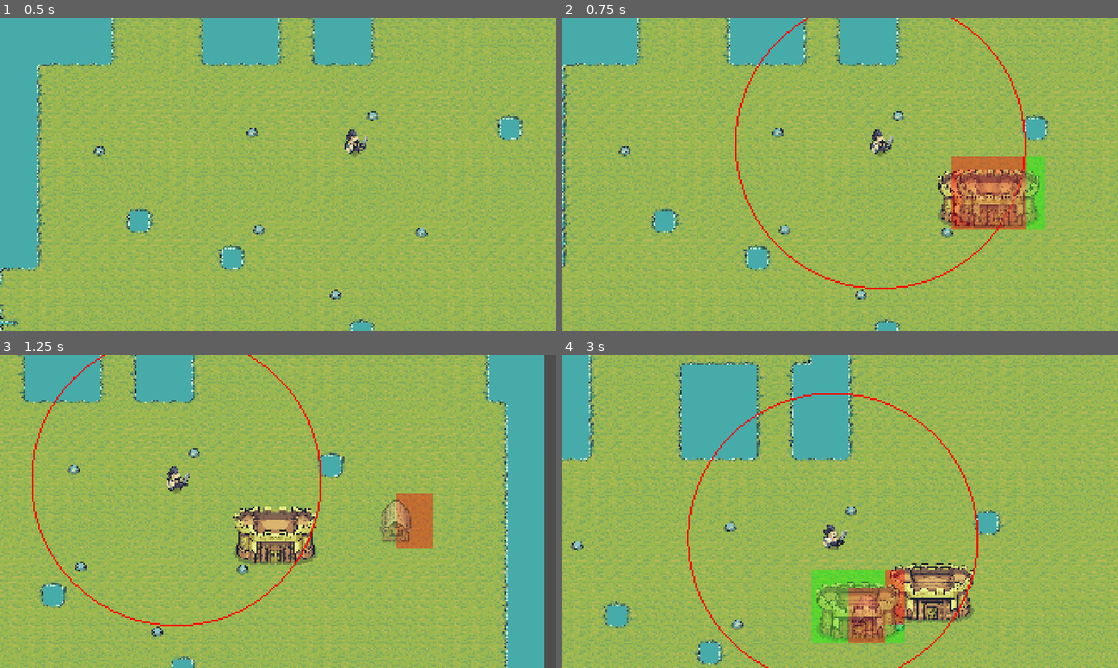
Above: before the commit, frames 1-4 (two rows, left to right).
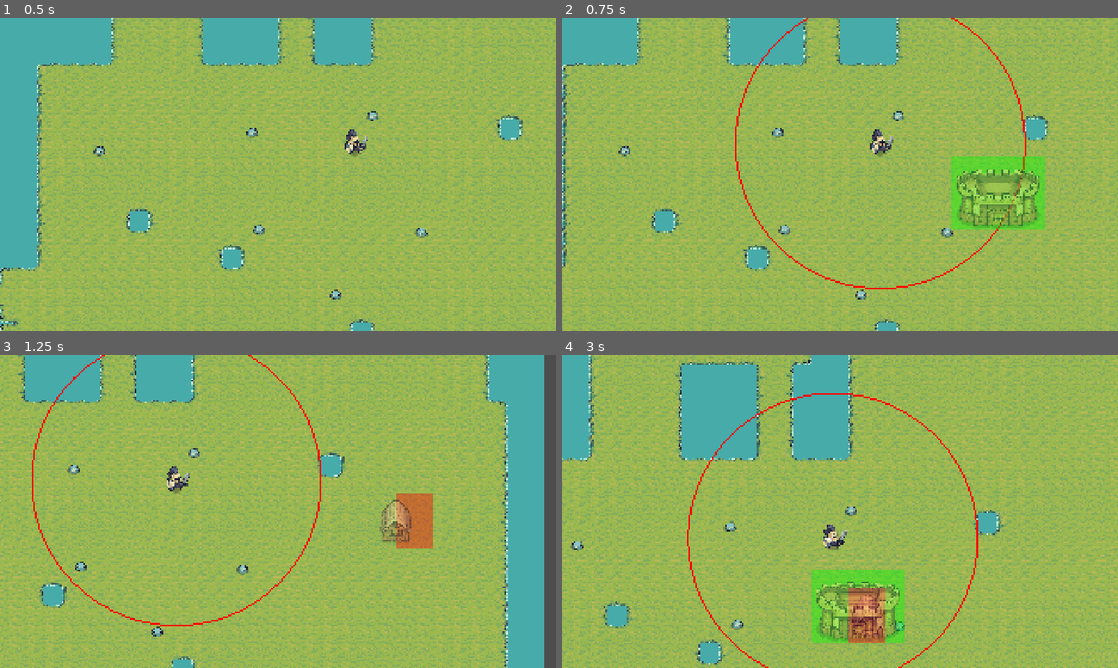
Above: after the commit, the same moments.

Repository: pescmy/tiny-billions
Game: Godot game, scene res://scenes/world/world.tscn
Two runs of this game, one before a commit and one after it. Both use one fixed random seed, a clock stepped at 60 frames per second and the inputs below.
Inputs (mouse positions are in pixels of both pictures, inside the frame that each line leads up to):
- Up to frame 1 (0.5 s): no input
- Up to frame 2 (0.75 s): tap Enter at 0.5 s; move the mouse to (962, 158) at 0.52 s; hold D (right) from 0.53 s (still down); tap 1 at 0.6 s; click (962, 158) at 0.67 s
- Up to frame 3 (1.25 s): keep holding D (right); tap 2 at 0.8 s
- Up to frame 4 (3 s): move the mouse to (728, 527) at 1.27 s; release D (right) at 1.28 s; hold S (down) 1.28-2.03 s; tap 2 at 1.35 s; click (728, 527) at 1.42 s; tap 3 at 1.55, 2.1 s; move the mouse to (895, 442) at 2.02 s; hold D (right) 2.03-2.78 s; click (895, 442) at 2.17 s; tap 1 at 2.3 s; move the mouse to (812, 574) at 2.77 s; hold W (up) from 2.78 s (still down); tap Space (find_king) at 2.85 s; click (812, 574) at 2.92 s

Frame 1 is identical in both runs. In frame 2, 3.5% of the frame differs, in the area x 67-84%, y 44-68%; in frame 3, 2.4%; in frame 4, 2.7%.

Commit message:
add gamemanager global, add gold and ability to spend gold. check building cost before spending

Diff:
--- a/scripts/buildings/build_manager.gd
+++ b/data/build_manager.gd
@@ -1,4 +1,5 @@
 extends Node
+#singleton
 
 var buildings: Dictionary = {
 	"town_centre": preload("res://scenes/buildings/base/towncentre.tscn"),
@@ -13,8 +14,16 @@
 	"wall": Vector2i(1, 1)
 }
 
+var building_cost: Dictionary = {
+	"town_centre": 9999,
+	"house": 100,
+	"wall": 5
+}
+
+
 var current_building_type: String = ""
 var current_building_size: Vector2i = Vector2i(1, 1)
+var current_building_cost: int
 
 var occupied_cells: Dictionary = {}
 
@@ -33,13 +42,22 @@
 	return occupied_cells.has(grid_position)
 
 
-func can_place_building(grid_position) -> bool:
-	if build_in_king_radius:
-		for x in current_building_size.x:
-			for y in current_building_size.y:
-				var cell = grid_position + Vector2i(x, y)
-				if occupied_cells.has(cell):
-					return false
+func can_place_building(grid_position: Vector2i) -> bool:
+	# Does the player have enough gold? (Safe check, doesn't spend!)
+	if not GameManager.has_enough_gold(current_building_cost):
+		return false
+
+	# Is the king close enough?
+	if not build_in_king_radius:
+		return false
+
+	# Are any target grid cells blocked?
+	for x in current_building_size.x:
+		for y in current_building_size.y:
+			var cell = grid_position + Vector2i(x, y)
+			if occupied_cells.has(cell):
+				return false # Blocked!
+
 	return true
 
 
@@ -68,6 +86,7 @@
 				current_build_scene = buildings["town_centre"]
 				current_building_type = "town_centre"
 				current_building_size = building_size["town_centre"]
+				current_building_cost = building_cost["town_centre"]
 				in_build_mode = true
 				building_selected.emit(current_build_scene)
 
@@ -75,6 +94,7 @@
 				current_build_scene = buildings["house"]
 				current_building_type = "house"
 				current_building_size = building_size["house"]
+				current_building_cost = building_cost["house"]
 				in_build_mode = true
 				building_selected.emit(current_build_scene)
 
@@ -82,6 +102,7 @@
 				current_build_scene = buildings["wall"]
 				current_building_type = "wall"
 				current_building_size = building_size["wall"]
+				current_building_cost = building_cost["wall"]
 				in_build_mode = true
 				building_selected.emit(current_build_scene)
 
--- /dev/null
+++ b/data/game_manager.gd
@@ -0,0 +1,27 @@
+extends Node
+#singleton
+
+var gold: int = 100
+var current_wave: int = 100
+
+signal gold_changed(new_gold)
+
+
+
+func add_gold(amount: int) -> void:
+	gold += amount
+	gold_changed.emit()
+
+
+func has_enough_gold(amount: int) -> bool:
+	return gold >= amount
+
+
+func spend_gold(amount: int) -> bool:
+	if gold > amount:
+		print("Nah bro, you poor")
+		return false
+
+	gold -= amount
+	gold_changed.emit()
+	return true
--- a/scripts/world/grid_helper.gd
+++ b/data/grid_helper.gd
@@ -1,4 +1,5 @@
 extends Node2D
+#singleton
 
 const tile_size: int = 64
 
--- a/project.godot
+++ b/project.godot
@@ -19,6 +19,7 @@
 
 GridHelper="*uid://dvfr565l25ee2"
 BuildManager="*uid://c3ec26tewlkjy"
+GameManager="*uid://38liqtbhfl2v"
 
 [display]
 
--- a/scenes/UI/debug.tscn
+++ b/scenes/UI/debug.tscn
@@ -41,3 +41,7 @@
 [node name="MouseGridPosition" type="Label" parent="Debug/MarginContainer/VBoxContainer" unique_id=1786035816]
 layout_mode = 2
 text = "Mouse Grid Position: "
+
+[node name="Gold" type="Label" parent="Debug/MarginContainer/VBoxContainer" unique_id=1566210482]
+layout_mode = 2
+text = "Gold: "
--- a/scenes/buildings/build_manager.tscn
+++ b/scenes/buildings/build_manager.tscn
@@ -1,6 +1,6 @@
 [gd_scene format=3 uid="uid://b7lpx0x34o4by"]
 
-[ext_resource type="Script" uid="uid://c3ec26tewlkjy" path="res://scripts/buildings/build_manager.gd" id="1_t14t8"]
+[ext_resource type="Script" uid="uid://c3ec26tewlkjy" path="res://data/build_manager.gd" id="1_t14t8"]
 
 [node name="BuildManager" type="Node2D" unique_id=1058425047]
 script = ExtResource("1_t14t8")
--- a/scripts/ui/debug.gd
+++ b/scripts/ui/debug.gd
@@ -4,6 +4,7 @@
 @onready var build_validity_label: Label = $MarginContainer/VBoxContainer/BuildValidity
 @onready var king_position_label: Label = $MarginContainer/VBoxContainer/KingPosition
 @onready var mouse_grid_position_label: Label = $MarginContainer/VBoxContainer/MouseGridPosition
+@onready var gold_label: Label = $MarginContainer/VBoxContainer/Gold
 
 func _ready() -> void:
 	update_labels()
@@ -19,7 +20,7 @@
 	build_validity_label.text = "Build Valid: " + str(BuildManager.build_in_king_radius)
 	king_position_label.text = "King Position: " + str(BuildManager.king_global_position)
 	mouse_grid_position_label.text = "Mouse Grid Position: " + str(GridHelper.world_to_grid(get_global_mouse_position()))
-
+	gold_label.text = "Gold: " + str(GameManager.gold)
 
 func _unhandled_input(event: InputEvent) -> void:
 	if event is InputEventKey and event.pressed:
--- a/scripts/world/world.gd
+++ b/scripts/world/world.gd
@@ -37,7 +37,7 @@
 	var world_position = GridHelper.grid_to_world(grid_position)
 	var building_type: String = BuildManager.current_building_type
 
-	if BuildManager.can_place_building(grid_position) and BuildManager.in_king_radius(king_position, mouse_position):
+	if BuildManager.can_place_building(grid_position) and BuildManager.in_king_radius(king_position, mouse_position) and GameManager.spend_gold(BuildManager.current_building_cost):
 		new_building.global_position = world_position
 		buildings.add_child(new_building)
 
@@ -47,7 +47,7 @@
 		create_ghost_building(BuildManager.current_build_scene)
 		$WorldNavigation.bake_navigation_polygon.call_deferred()
 	else:
-		print("Can't build here, space is occupied!")
+		print("Can't build here: Missing funds, out of radius, or tiles occupied!")
 		#TODO
 		#add UI rather than print
 
Renamed: scripts/buildings/build_manager.gd.uid -> data/build_manager.gd.uid
Not shown, added: data/game_manager.gd.uid
Renamed: scripts/world/grid_helper.gd.uid -> data/grid_helper.gd.uid
